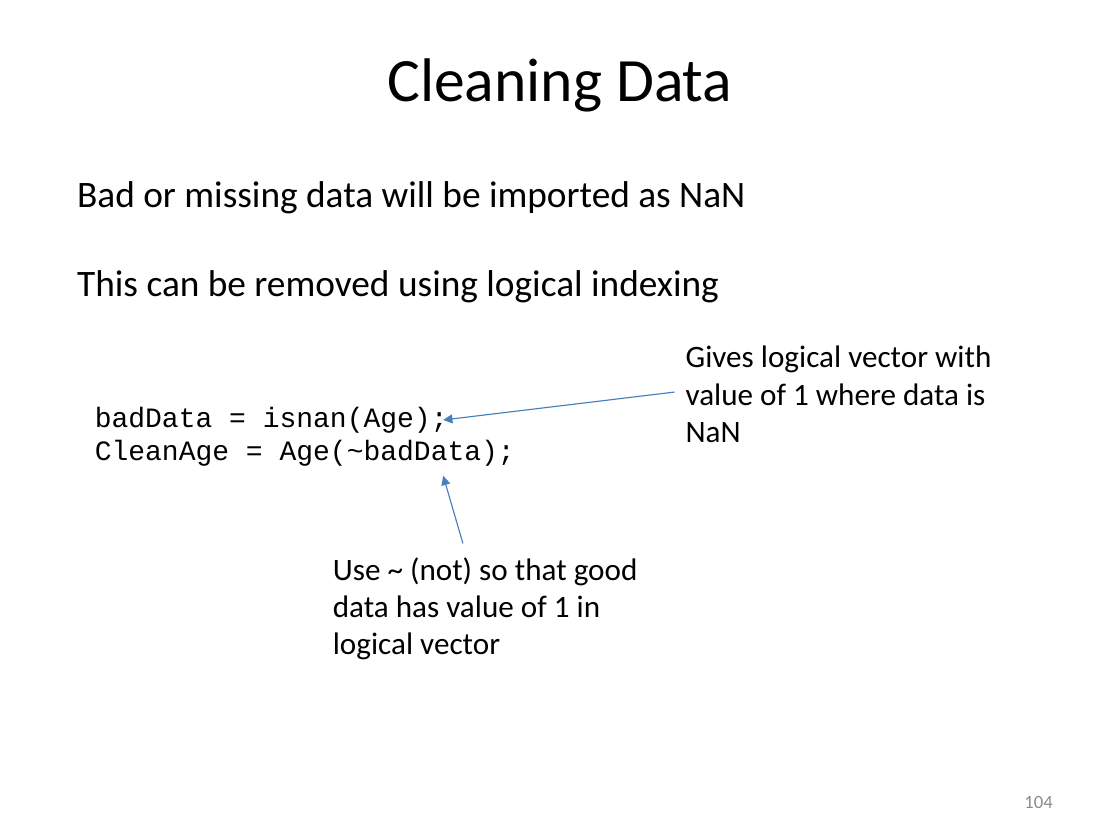
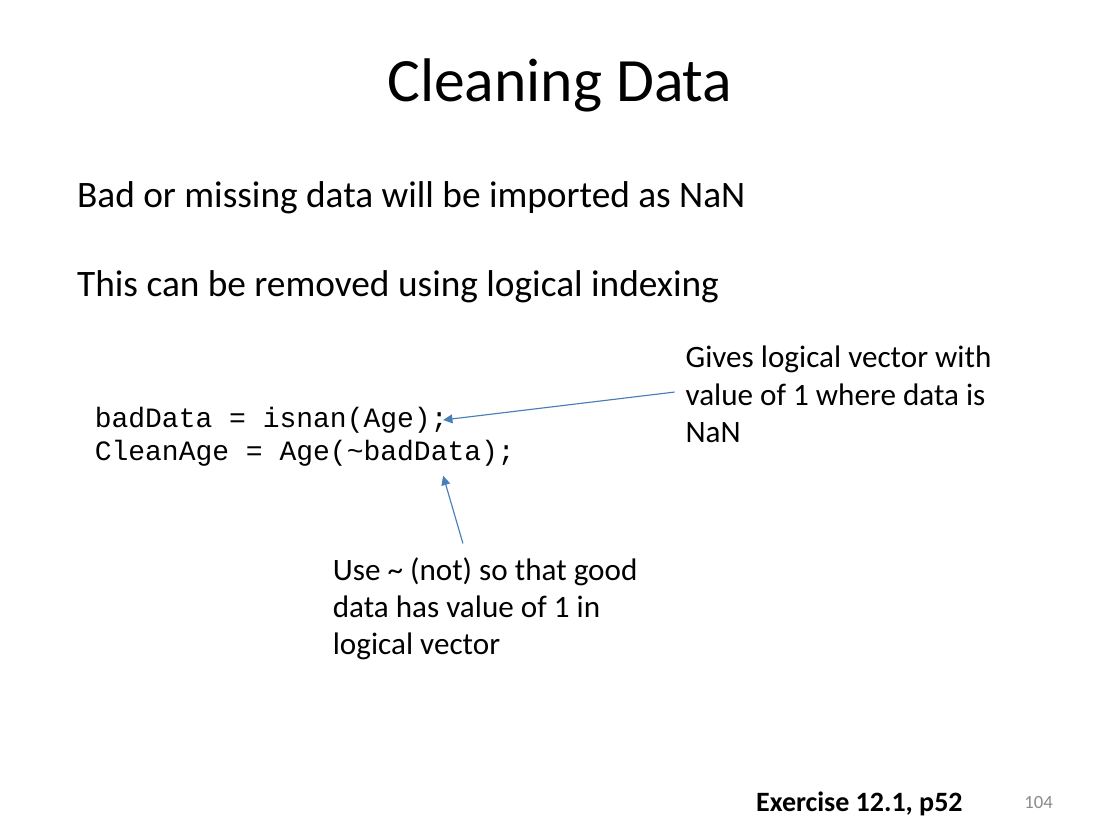
Before and after one commit to louisepb/MatlabBasicCourse, a slide deck: slide 104 of Introduction to MATLAB for Engineers.pptx. Drawn at 1120x840 pixels with LibreOffice and Linux fonts; fonts in the diff are those of the drawing. Boxes give left, top, right and bottom in pixels: in the first picture for what was removed or moved away, otherwise in the second. Text is boxed around its words. In the diff, an @@ line names an element or a change of style, - is before the commit and + after.

Commit message:
Added exercise refs to slides

```diff
--- a/Introduction to MATLAB for Engineers.pptx
+++ b/Introduction to MATLAB for Engineers.pptx
@@ text added at (756,791,962,816), 18 pt, text #000000, bold @@
+Exercise 12.1, p52
```
Also in this commit, not shown: 19 other slides changed, 2 slides removed.
